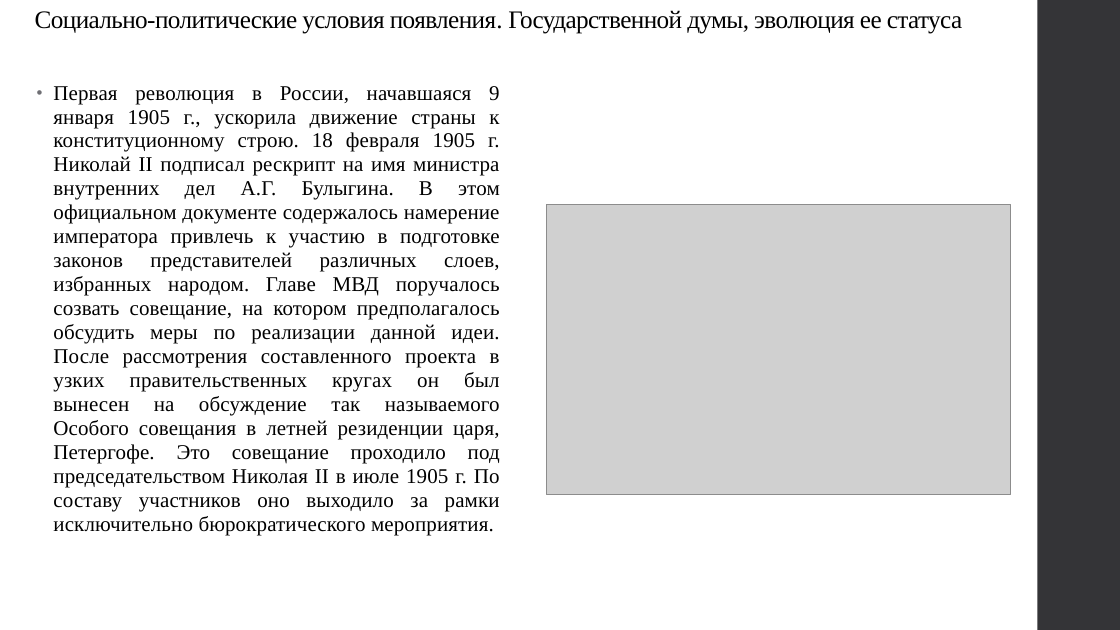
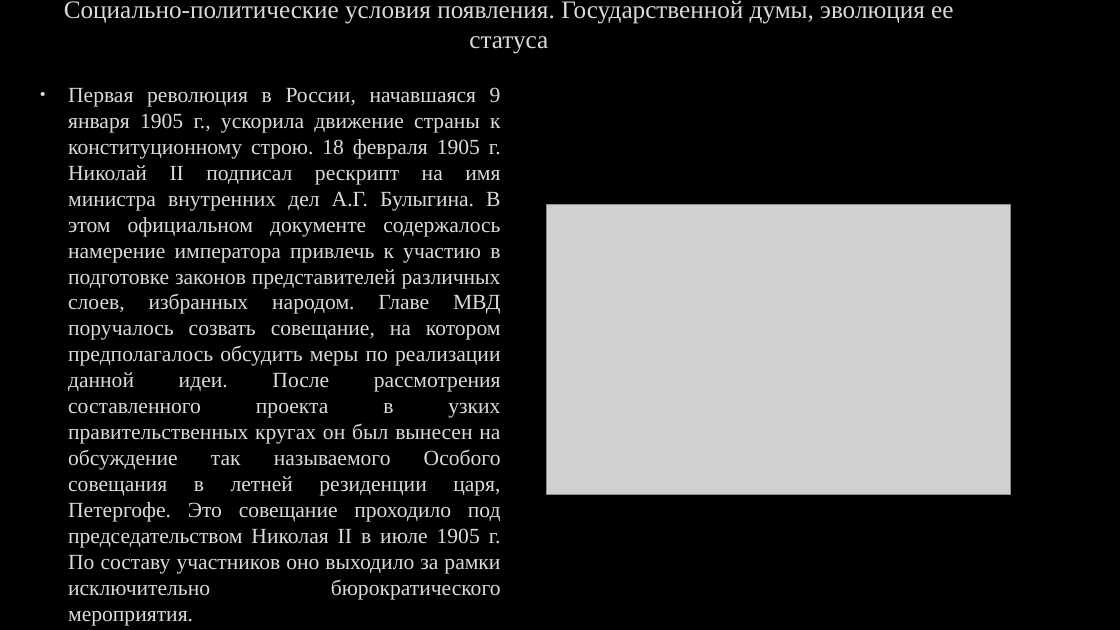
Before and after one commit to Ilyadevin/HW, a slide deck: slide 2 of History/Parliamentarism_In_Russia_Beggining.pptx. Drawn at 1120x630 pixels with LibreOffice and Linux fonts; fonts in the diff are those of the drawing; grey boxes stand for pictures; background and template pictures are left out. Boxes give left, top, right and bottom in pixels: in the first picture for what was removed or moved away, otherwise in the second. Text is boxed around its words. In the diff, an @@ line names an element or a change of style, - is before the commit and + after.

```diff
--- a/History/Parliamentarism_In_Russia_Beggining.pptx
+++ b/History/Parliamentarism_In_Russia_Beggining.pptx
@@ background #FFFFFF to picture (left out) @@
@@ title "Социально-политические условия появления. Государственной ду ..." at box(64, 0, 953, 54): text colour #000000 to #DADADA, letter spacing -0.5 to 0 pt, letter outline none to #404040 0.75 pt; alignment left to centre; line spacing 0.9 to 1; vertical alignment bottom to middle @@
@@ rectangle removed at box(1038, 0, 1120, 630) @@
@@ text "Первая революция в России, начавшаяся ..." at box(68, 87, 501, 626): size 18 to 18.5 pt, text colour #000000 to #DADADA, letter spacing 0.1 to 0 pt, letter outline none to #404040 0.75 pt; indent changed; line spacing 0.95 to 1; less space between paragraphs; bullet colour #6F6F74 to #DADADA @@
```
Also in this commit, not shown: 8 other slides changed.
